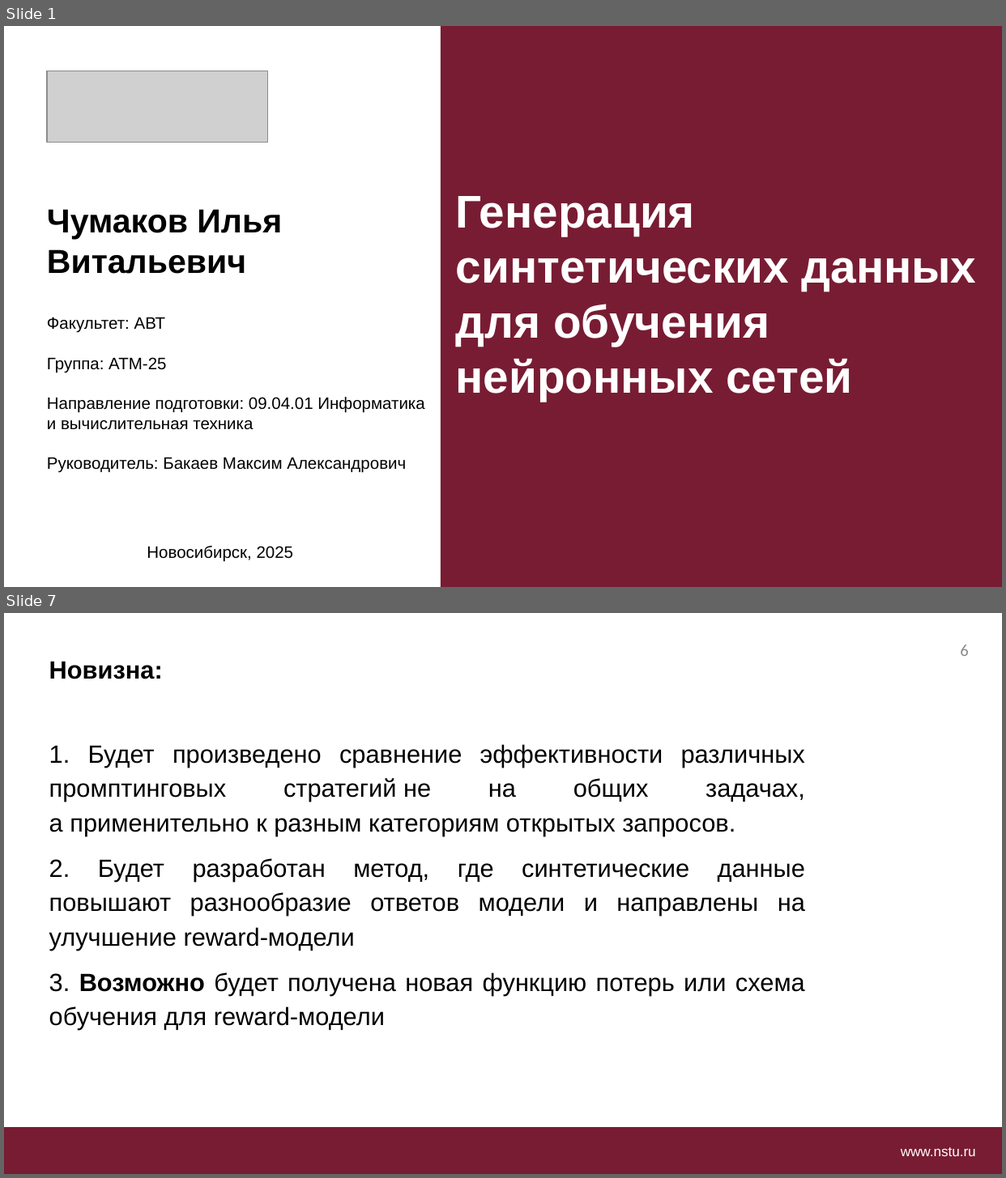
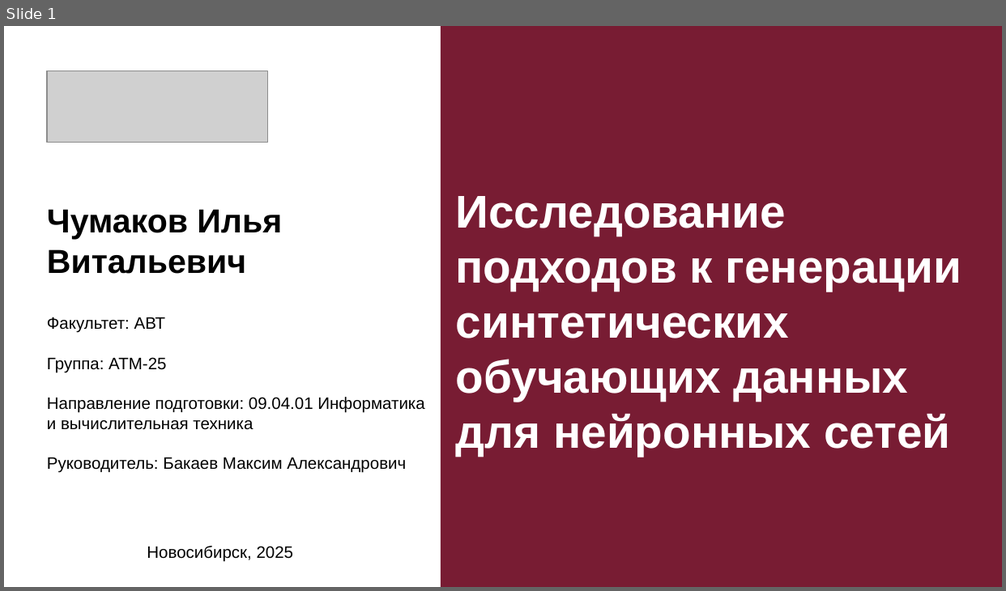
Before and after one commit to LimeShot/NSTU, a slide deck: SM/Чумаков (1).pptm. Shown one above the other, each under a label of ours: slides 1 and 7 before the commit, slide 1 after it; the slides between them are not shown. The pictures are 1006x1178 and 1006x591 pixels, drawn with LibreOffice and Linux fonts; fonts in the diff are those of the drawing; grey boxes stand for pictures; background and template pictures are left out. Boxes give left, top, right and bottom in pixels: in the first picture for what was removed or moved away, otherwise in the second. Text is boxed around its words. In the diff, an @@ line names an element or a change of style, - is before the commit and + after.

```diff
--- a/SM/Чумаков (1).pptm
+++ b/SM/Чумаков (1).pptm
@@ slide 7 removed at (4, 613, 1002, 1174), background #FFFFFF; not listed: 1 template element that a slide beside it also shows @@
@@ text removed at (49, 661, 163, 679) @@
-Новизна:
@@ text removed at (960, 645, 968, 656) @@
-6
@@ text removed at (49, 744, 805, 1030) @@
-1. Будет произведено сравнение эффективности различных промптинговых стратегий не на общих задачах, а применительно к разным категориям открытых запросов.
-2. Будет разработан метод, где синтетические данные повышают разнообразие ответов модели и направлены на улучшение reward-модели
-3. Возможно будет получена новая функцию потерь или схема обучения для reward-модели
@@ text removed at (901, 1148, 976, 1157) @@
-www.nstu.ru
@@ slide 1 changed as well @@
@@ text at (456, 196, 961, 456): text changed @@
-Генерация синтетических данных для обучения нейронных сетей
+Исследование подходов к генерации синтетических обучающих данных для нейронных сетей
```
Also in this commit, not shown: 3 other slides changed, 2 slides added, 3 other slides removed, 45 other files.
